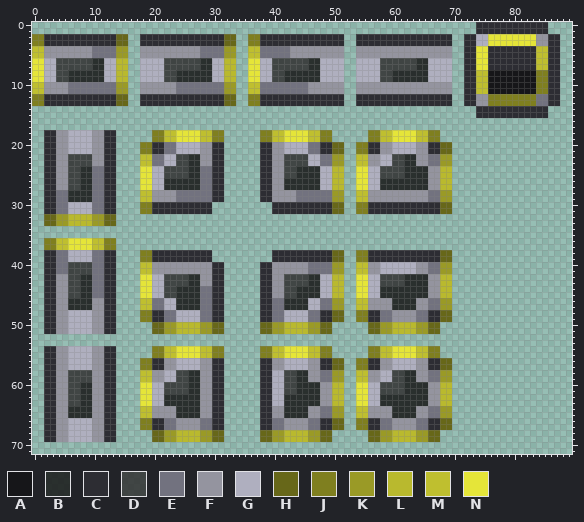
Sprite sheet: Assets/ItemConduit_0.png. Above: the version before the commit.
The file is 90x72 pixels. Colours within 5 levels of each other are drawn and written as one.
Palette (. is transparent): A #161619  B #191919dc  C #2d2d33  D #333333dc  E #72727f  F #94949f  G #afafbf  H #676719  J #7f7f1f  K #9a9a26  L #b9b92e  M #bfbf2f  N #e5e539
The same view after the edit:
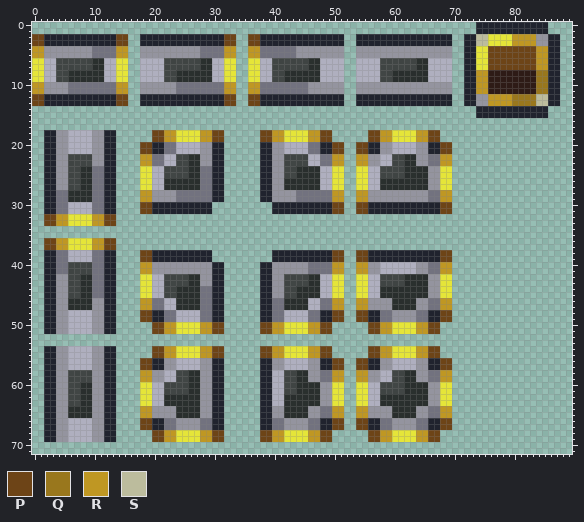
Colours new in this view: P #6d4417  Q #99771d  R #bf9723  S #bcbc9d
From old to new:
colour A: #161619 -> #2e1b16
colour C: #2d2d33 -> #20232e
y 2..3: x 0..1 JJ -> PP; x 14..15 HH -> PP; x 32..33 HH -> PP; x 36..37 JJ -> PP; x 74..75 GG -> SS; x 80..83 NNNN -> RRRR
y 4..5: x 0..1 MM -> RR; x 14..15 KK -> RR; x 32..33 KK -> RR; x 36..37 MM -> RR; x 43 F -> E; x 76..85 CCCCCCCCMM -> PPPPPPPPRR
y 6..7: x 14..15 LL -> NN; x 32..33 LL -> NN; x 76..85 CCCCCCCCMM -> PPPPPPPPRR
y 8..9: x 14..15 LL -> NN; x 32..33 LL -> NN; x 74..75 MM -> RR; x 84..85 JJ -> QQ
y 10..11: x 0..1 MM -> RR; x 14..15 KK -> RR; x 32..33 KK -> RR; x 36..37 MM -> RR; x 74..75 MM -> RR; x 84..85 JJ -> QQ
y 12..13: x 0..1 JJ -> PP; x 14..15 HH -> PP; x 32..33 HH -> PP; x 36..37 JJ -> PP; x 76..85 JJJJJJJJEE -> RRRRQQQQSS
y 18..19: x 20..23 JJMM -> PPRR; x 28..31 MMJJ -> RRPP; x 38..41 JJMM -> PPRR; x 46..49 MMJJ -> RRPP; x 56..59 JJMM -> PPRR; x 64..67 MMJJ -> RRPP
y 20..21: x 18..19 JJ -> PP; x 50..51 HH -> PP; x 54..55 JJ -> PP; x 68..69 HH -> PP
y 22..23: x 18..19 MM -> RR; x 50..51 KK -> RR; x 54..55 MM -> RR; x 68..69 KK -> RR
y 24..27: x 50..51 LL -> NN; x 68..69 LL -> NN
y 28..29: x 18..19 MM -> RR; x 50..51 KK -> RR; x 54..55 MM -> RR; x 68..69 KK -> RR
y 30..31: x 18..19 JJ -> PP; x 50..51 HH -> PP; x 54..55 JJ -> PP; x 68..69 HH -> PP
y 32..33: x 2..13 HHKKLLLLKKHH -> PPRRNNNNRRPP
y 36..37: x 2..5 JJMM -> PPRR; x 10..13 MMJJ -> RRPP
y 38..39: x 18..19 JJ -> PP; x 50..51 HH -> PP; x 54..55 JJ -> PP; x 68..69 HH -> PP
y 40..41: x 18..19 MM -> RR; x 50..51 KK -> RR; x 54..55 MM -> RR; x 68..69 KK -> RR
y 42..45: x 50..51 LL -> NN; x 68..69 LL -> NN
y 46..47: x 18..19 MM -> RR; x 50..51 KK -> RR; x 54..55 MM -> RR; x 68..69 KK -> RR
y 48..49: x 18..19 JJ -> PP; x 50..51 HH -> PP; x 54..55 JJ -> PP; x 68..69 HH -> PP
y 50..51: x 20..31 HHKKLLLLKKHH -> PPRRNNNNRRPP; x 38..49 HHKKLLLLKKHH -> PPRRNNNNRRPP; x 56..67 HHKKLLLLKKHH -> PPRRNNNNRRPP
y 54..55: x 20..23 JJMM -> PPRR; x 28..31 MMJJ -> RRPP; x 38..41 JJMM -> PPRR; x 46..49 MMJJ -> RRPP; x 56..59 JJMM -> PPRR; x 64..67 MMJJ -> RRPP
y 56..57: x 18..19 JJ -> PP; x 50..51 HH -> PP; x 54..55 JJ -> PP; x 68..69 HH -> PP
y 58..59: x 18..19 MM -> RR; x 50..51 KK -> RR; x 54..55 MM -> RR; x 68..69 KK -> RR
y 60..63: x 50..51 LL -> NN; x 68..69 LL -> NN
y 64..65: x 18..19 MM -> RR; x 50..51 KK -> RR; x 54..55 MM -> RR; x 68..69 KK -> RR
y 66..67: x 18..19 JJ -> PP; x 50..51 HH -> PP; x 54..55 JJ -> PP; x 68..69 HH -> PP
y 68..69: x 20..31 HHKKLLLLKKHH -> PPRRNNNNRRPP; x 38..49 HHKKLLLLKKHH -> PPRRNNNNRRPP; x 56..67 HHKKLLLLKKHH -> PPRRNNNNRRPP
